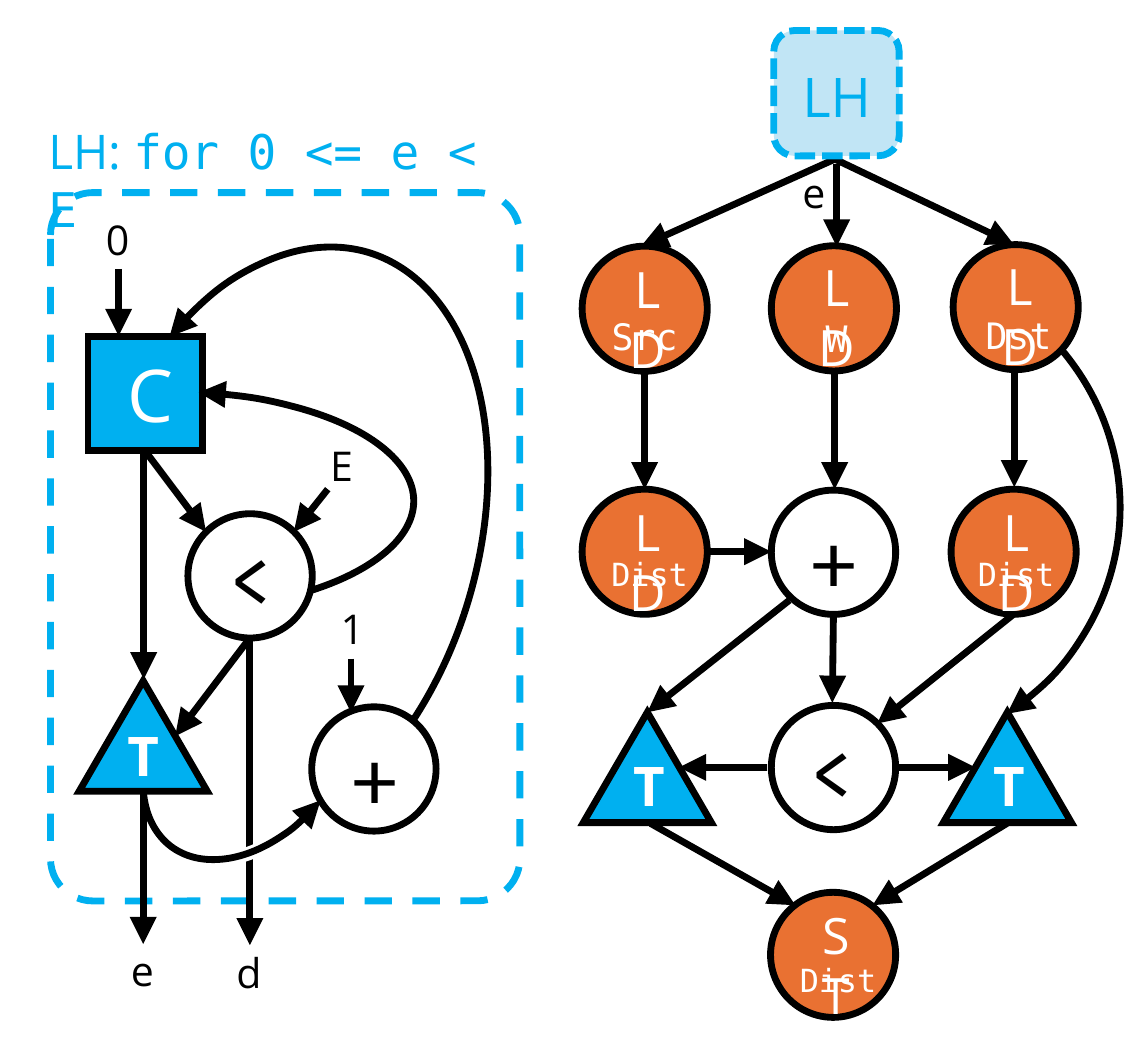
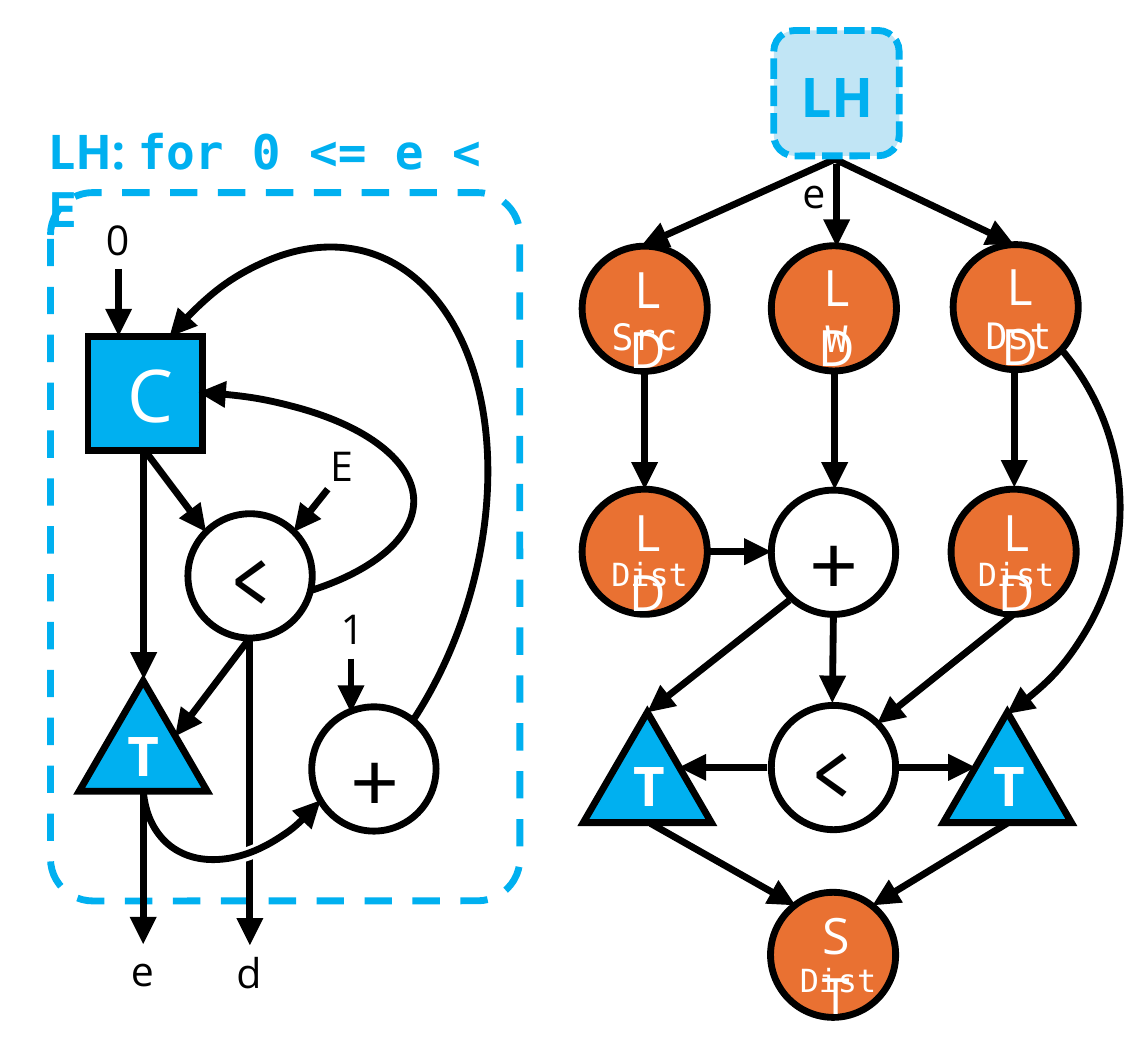
Before and after one commit to zhengyao-lin/csd-blog, a slide deck: slide 1 of website/static/2026/verified-dataflow-compilation/loop-header.pptx. Drawn at 1148x1049 pixels with LibreOffice and Linux fonts; fonts in the diff are those of the drawing. Boxes give left, top, right and bottom in pixels: in the first picture for what was removed or moved away, otherwise in the second. Text is boxed around its words. In the diff, an @@ line names an element or a change of style, - is before the commit and + after.

```diff
--- a/website/static/2026/verified-dataflow-compilation/loop-header.pptx
+++ b/website/static/2026/verified-dataflow-compilation/loop-header.pptx
@@ text "LH" at box(801, 78, 874, 117): bold on @@
@@ text "LH: for 0 <= e ..." at box(48, 132, 424, 235): bold on @@
```
Also in this commit, not shown: 3 other files.
